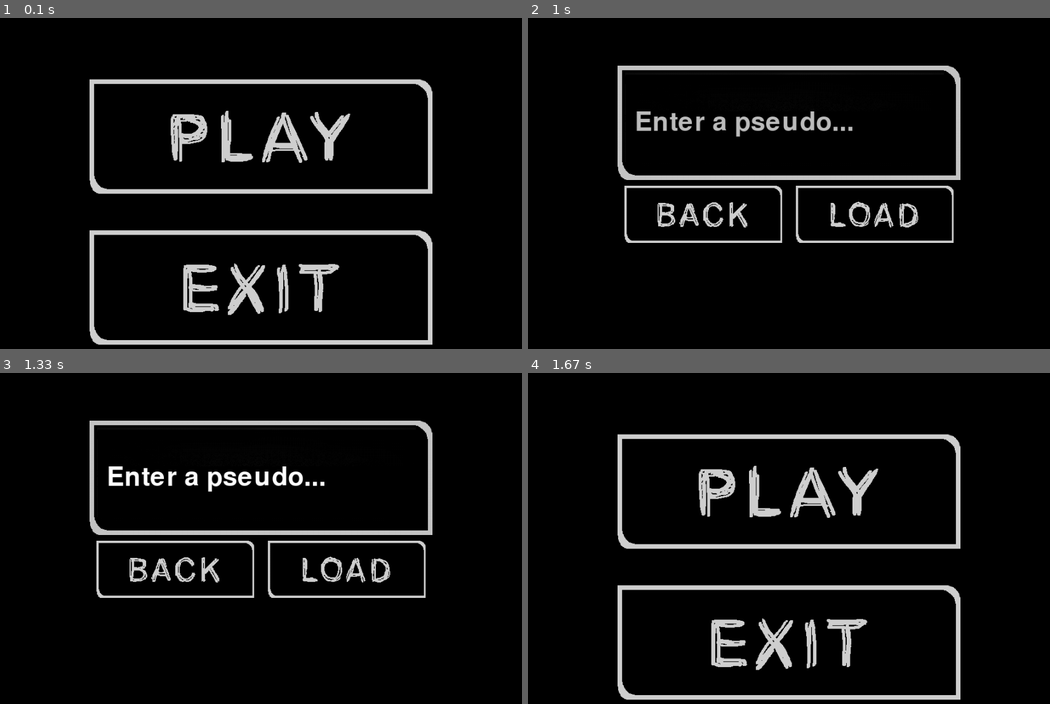
Above: before the commit, frames 1-4 (two rows, left to right).
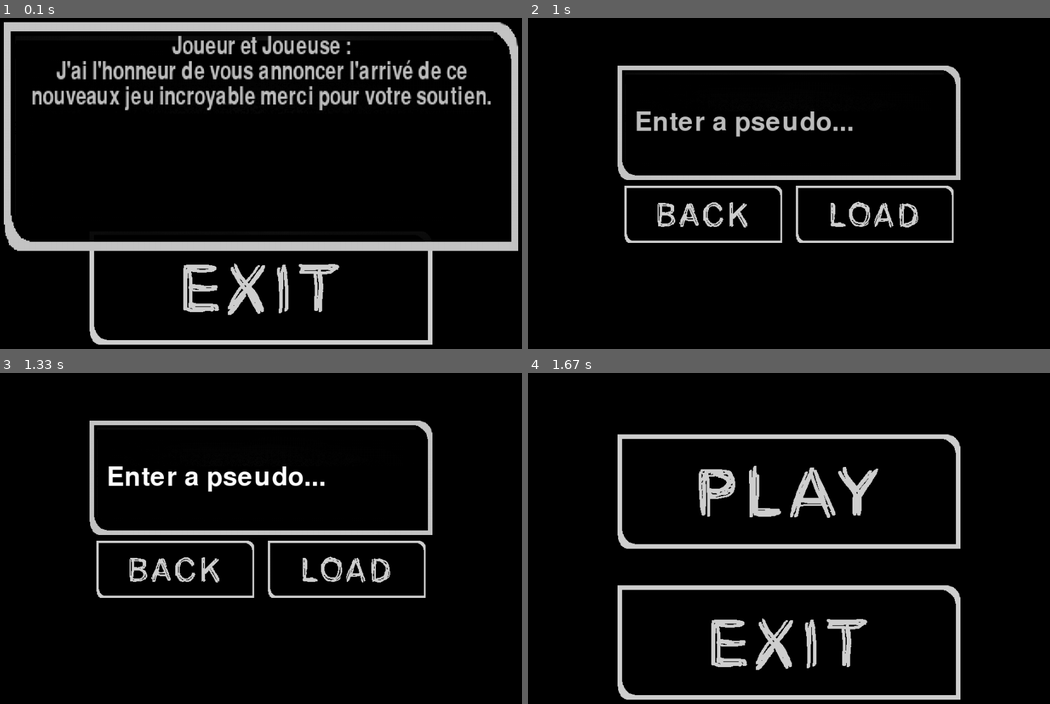
Above: after the commit, the same moments.

Repository: P4UL-M/Peer2peer-Pygame
Game: pygame game, started from main.py
The game is run twice, just before and just after one commit, with the same random seed, the same clock (stepped at 60 frames per second) and the same inputs.
Inputs (mouse positions are in pixels of both pictures, inside the frame that each line leads up to):
- Up to frame 1 (0.1 s): no input
- Up to frame 2 (1 s): tap Enter at 0.33 s; press the mouse at (789, 286) at 0.7 s; move the mouse to (846, 219) at 0.8 s; release the mouse at (909, 153) at 0.93 s
- Up to frame 3 (1.33 s): press the mouse at (261, 478) at 1.03 s; move the mouse to (219, 475) at 1.13 s; release the mouse at (182, 475) at 1.27 s
- Up to frame 4 (1.67 s): press the mouse at (705, 568) at 1.37 s; move the mouse to (726, 581) at 1.47 s; release the mouse at (752, 591) at 1.6 s

The runs differ from the first frame. In frame 1, 18% of the frame differs, in the area x 0-100%, y 1-71%; in frame 2, nothing differs; in frame 3, nothing differs; in frame 4, nothing differs.

Commit message:
alertbox + readme

Diff:
--- a/lib/pygame_menu.py
+++ b/lib/pygame_menu.py
@@ -3,6 +3,7 @@
 from pygame.locals import *     # PYGAME constant & functions
 from sys import exit            # exit script
 from time import time
+import textwrap
 
 
 _window = None
@@ -280,7 +281,127 @@
     def Enter_func(self,_event): ...
 
 class AlertBox:
-    pass
+    """
+    class de alertbox autonome, permet de rentrer d'afficher une erreur facilement
+    """
+    def __init__(self,name,path,color='black',text_color='grey',padding=0.05,isactive=True):
+        self.name = name
+        self.file = path
+        self.position:Vector2 = Vector2(0,0)
+        self.rect = None
+        self.isactive = isactive
+
+        try:
+            self.surface:py.Surface = py.image.load(self.file).convert_alpha()
+        except FileNotFoundError:
+            print("Your file for alertBox doesn't seems to exist")
+
+        self.color = Color(color)
+        self.text = ''
+        self.text_color = Color(text_color)
+        self.padding = padding
+
+        self.text_size = 10
+
+        self.FONT = py.font.Font(None,self.text_size)
+        #self.txt_surface = self.FONT.render(self.paceHolder, True, self.text_color)
+
+    def get_text_size(self):
+        i = self.surface.get_height()
+        temp = py.font.Font(None,i)
+        max_text = self.text.split("\n")[0]
+        for line in self.text.split("\n")[1:]:
+            if temp.size(max_text)[0]<temp.size(line)[0]:
+                max_text = line
+        size_temp = temp.size(max_text)
+        while int(self.surface.get_height()*(1-self.padding*2))<size_temp[1] or int(self.surface.get_width()*(1-self.padding*2))<size_temp[0]:
+            i -=1
+            temp = py.font.Font(None,i)
+            size_temp = temp.size(max_text)
+        return(i)
+
+    def set_position(self,pos:Vector2,TopLeft=False):
+        """
+        attribue les valeur du vecteur à la position de l'image, si les valeur sont en float alors elle sont considérer comme un multiplicateur
+        """
+        x,y = None,None
+        if TopLeft:
+            if type(pos.x)==float:
+                x = int(_window.screen.get_width()*pos.x)
+            if type(pos.y)==float:
+                y = int(_window.screen.get_height()*pos.y)
+        else:
+            x = pos.x - self.surface.get_width()/2
+            y = pos.y - self.surface.get_height()/2
+            if type(pos.x)==float:
+                x = int(_window.screen.get_width()*pos.x - self.surface.get_width()/2)
+            if type(pos.y)==float:
+                y = int(_window.screen.get_height()*pos.y - self.surface.get_height()/2)
+        self.position:Vector2 = Vector2(x or pos.x,y or pos.y)
+        self.set_rect(Vector2(x or pos.x,y or pos.y))
+
+    def set_scale(self,sca:Vector2):
+        """
+        attribue les valeur du vecteur à la taille de l'image, si les valeur sont en float alors elle sont considérer comme un multiplicateur
+        """
+        x,y = None,None
+        if type(sca.x)==float:
+            x = int(self.surface.get_width()*sca.x)
+        if type(sca.y)==float:
+            y = int(self.surface.get_height()*sca.y)
+        self.surface = py.transform.scale(self.surface,(x or sca.x,y or sca.y))
+
+    def set_rect(self,coord:Vector2):
+        self.rect = self.surface.get_rect(topleft=(coord.x,coord.y))
+
+    def on_enter(self,func):
+        """
+        Ce décorateur crée une fonction qui ajoute celle ci à la liste des fonctions.
+        La fonction passé en décoration n'est executé que si la touche Enter est pressé.
+        """
+        def wrap(_event,*args, **kwargs):
+            if _event.type==KEYDOWN:
+                if self.isactive and _event.key == K_RETURN:
+                    return func(*args,**kwargs)
+        setattr(self,"Enter_func",wrap)
+        return True
+
+    def Handle(self, event:py.event.Event):
+        self.Enter_func(event)
+
+    def set_text(self,text,wrap_lenght=None,align_center=False):
+        self.text = text
+
+        if wrap_lenght:
+            text = ""
+            for line in self.text.split("\n"):
+                text += "\n" if text else ""
+                text += textwrap.fill(line,wrap_lenght)
+            self.text = text
+        self.text_size = self.get_text_size()
+        self.FONT = py.font.Font(None,self.text_size)
+
+        self.surface:py.Surface = py.image.load(self.file).convert_alpha()
+
+        # calcul positions
+        x = int(self.surface.get_width()*self.padding)
+        y = int(self.surface.get_height()*self.padding)
+        # Blit the text.
+        for line in self.text.split("\n"):
+            txt_surface = self.FONT.render(line, True, self.text_color)
+            if align_center:
+                x = self.surface.get_width()//2 - txt_surface.get_width()//2
+            self.surface.blit(txt_surface,(x,y))
+            y += txt_surface.get_height()
+
+    def draw(self,ecran:py.Surface):
+        """method draw"""
+        if self.isactive:
+            ecran.blit(self.surface,(self.position.x,self.position.y))
+
+    def Update(self): ...
+
+    def Enter_func(self,_event): ...
 
 class Menu:
     """
@@ -308,7 +429,7 @@
         decorateur qui ajoute automatiquement le retour de la fonction à la liste
         """
         _button = func()
-        if type(_button)==Button or type(_button)==InputBox:
+        if type(_button)==Button or type(_button)==InputBox or type(_button)==AlertBox:
             self.buttons.append(_button)
         else:
             raise TypeError("You must return a button to add, type returned was :",type(_button))
--- a/main.py
+++ b/main.py
@@ -48,6 +48,25 @@
 
     return _button
 
+@principale.add_button
+def play_alert():
+    _alert = AlertBox(
+        name="Alert",
+        path=PATH / "assets" / "Empty_Node.png"
+        )
+
+    _alert.set_text("Joueur et Joueuse :\nJ'ai l'honneur de vous annoncer l'arrivé de ce nouveaux jeu incroyable merci pour votre soutien.",wrap_lenght=50,align_center=True)
+
+    _alert.set_scale(Vector2(1.5,2.0))
+    _alert.set_position(Vector2(0.5,0.33))
+
+
+    @_alert.on_enter
+    def close():
+        _alert.isactive = False
+
+    return _alert
+
 #region connection portal
 secondaire = Menu("Play",parent="principale",childs="Connecting",background= PATH / "assets" / "bg_control.png")
 
Not shown, added: README.md
